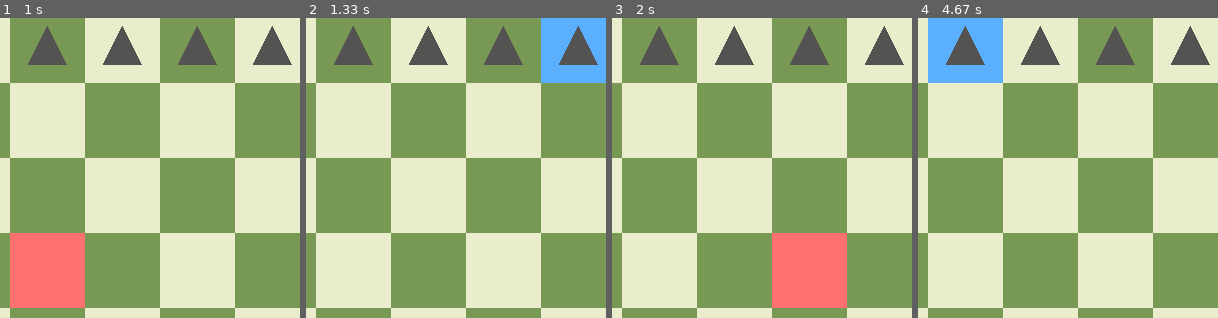
Above: before the commit, frames 1-4 (left to right).
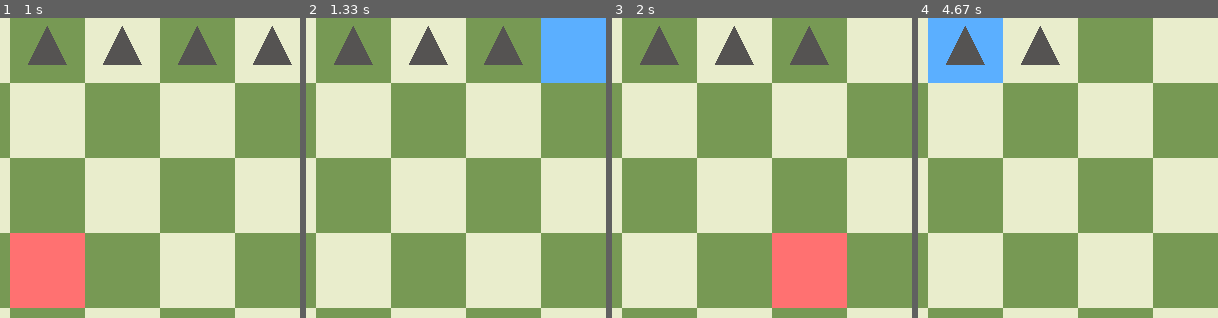
Above: after the commit, the same moments.

Repository: caleb-james-smith/PyGameChess
Game: pygame game, started from play.py
The game is run twice, just before and just after one commit, with the same random seed, the same clock (stepped at 60 frames per second) and the same inputs.
Inputs (mouse positions are % of the whole screen's width and height, from its top left):
- Up to frame 1 (1 s): click (50, 50) at 0.38 s; click (26, 51) at 0.72 s
- Up to frame 2 (1.33 s): click (65, 15) at 1.05 s
- Up to frame 3 (2 s): click (52, 16) at 1.38 s; click (51, 60) at 1.72 s
- Up to frame 4 (4.67 s): click (76, 66) at 2.05 s; click (76, 41) at 2.38 s; click (18, 60) at 2.72 s; click (85, 70) at 3.05 s; click (54, 46) at 3.38 s; click (28, 32) at 3.72 s; click (77, 61) at 4.05 s; click (34, 18) at 4.38 s
The pictures show only the part of the screen within x 23-73%, y 14-64%; the shares and areas given below are measured in that part.

Frame 1 is identical in both runs. In frame 2, 0.9% of the frame differs, in the area x 84-98%, y 2-16%; in frame 3, 0.9%; in frame 4, 1.7%, in the area x 59-98%, y 2-16%.

Commit message:
Update variable names and comments. Test piece movement; the movement has bugs and needs to be fixed.

Diff:
--- a/board.py
+++ b/board.py
@@ -46,12 +46,12 @@
                 # Draw square
                 self.DrawSquare(color, x_position, y_position)
 
-    # get chess notation for given x, y coordinates
-    # example: input = [2, 3], output = "c5"
+    # Get chess notation for given x, y coordinates
+    # Example: input = [2, 3], output = "c5"
     def GetChessNotation(self, location):
         chess_notation = None
 
-        # check for valid location:
+        # Check for valid location:
         if not self.LocationIsValid(location):
             print("ERROR: The location [x, y] = {0} is not valid!".format(location))
             return chess_notation
@@ -59,7 +59,7 @@
         x = location[0]
         y = location[1]
 
-        # chess notation
+        # Chess notation
         # column: letters "a" to "h", starting from the left column
         # row:    integers 1 to 8, starting from the bottom row
         # columns correspond to x coordinate!
@@ -70,12 +70,12 @@
         chess_notation = column + row
         return chess_notation
 
-    # get x, y coordinates based on chess notation
-    # example: input = "c5", output = [2, 3]
+    # Get x, y coordinates based on chess notation
+    # Example: input = "c5", output = [2, 3]
     def GetXY(self, chess_notation):
         x, y = None, None
 
-        # check for valid notation:
+        # Check for valid notation:
         if not self.NotationIsValid(chess_notation):
             print("ERROR: The chess notation coordinate '{0}' is not valid!".format(chess_notation))
             return [x, y]
@@ -83,13 +83,13 @@
         column = chess_notation[0]
         row    = chess_notation[1]
 
-        # invert the conversion to notation; solve for x and y
+        # Invert the conversion to notation; solve for x and y
         x = ord(column) - ord('a')
         y = 8 - int(row)
 
         return [x, y]
 
-    # check if location coordinate (x, y) is valid
+    # Check if location coordinate (x, y) is valid
     def LocationIsValid(self, location):
         if not location:
             return False
@@ -104,7 +104,7 @@
             return False
         return True
 
-    # check if chess notation coordinate is valid
+    # Check if chess notation coordinate is valid
     def NotationIsValid(self, chess_notation):
         if not chess_notation:
             return False
--- a/play.py
+++ b/play.py
@@ -47,7 +47,7 @@
 # Draw a piece
 # x_position: x position measured from left edge
 # y_position: y position measured from top edge
-def draw_piece(my_game, my_screen, color, x_position, y_position, size, type):
+def draw_piece(my_game, my_screen, color, x_position, y_position, size, piece_type):
     # Piece Shapes
     # - pawn:   small triangle
     # - knight: triangle pointing left
@@ -59,27 +59,27 @@
     # When drawing, recall that positive x is to the right and positive y is down.
 
     # pawn: small triangle
-    if type == "pawn":
+    if piece_type == "pawn":
         points = [(x_position - size, y_position + size), (x_position + size, y_position + size), (x_position, y_position - size)]
         my_game.draw.polygon(my_screen, color, points, 0)
     # knight: triangle pointing left
-    elif type == "knight":
+    elif piece_type == "knight":
         points = [(x_position + size, y_position - 1.5 * size), (x_position + size, y_position + 1.5 * size), (x_position - size, y_position)]
         my_game.draw.polygon(my_screen, color, points, 0)
     # bishop: tall triangle
-    elif type == "bishop":
+    elif piece_type == "bishop":
         points = [(x_position - size, y_position + 1.5 * size), (x_position + size, y_position + 1.5 * size), (x_position, y_position - 1.5 * size)]
         my_game.draw.polygon(my_screen, color, points, 0)
     # rook: tall rectangle
-    elif type == "rook":
+    elif piece_type == "rook":
         points = [(x_position - size, y_position - 1.5 * size), (x_position + size, y_position - 1.5 * size), (x_position + size, y_position + 1.5 * size), (x_position - size, y_position + 1.5 * size)]
         my_game.draw.polygon(my_screen, color, points, 0)
     # queen: pentagon
-    elif type == "queen":
+    elif piece_type == "queen":
         points = [(x_position - size, y_position + 1.5 * size), (x_position - 1.5 * size, y_position), (x_position, y_position - 1.5 * size), (x_position + 1.5 * size, y_position), (x_position + size, y_position + 1.5 * size)]
         my_game.draw.polygon(my_screen, color, points, 0)
     # king: square
-    elif type == "king":
+    elif piece_type == "king":
         points = [(x_position - size, y_position - size), (x_position + size, y_position - size), (x_position + size, y_position + size), (x_position - size, y_position + size)]
         my_game.draw.polygon(my_screen, color, points, 0)
     # any other piece: circle
@@ -148,7 +148,7 @@
     # Initialize the board
     board = Board(pygame, screen, BOARD_LIGHT_COLOR, BOARD_DARK_COLOR, SQUARES_PER_SIDE, SQUARE_SIDE)
     # Initialize the game state
-    state = State()
+    state = State(board)
     state.SetInitialState()
 
     # Run until the user asks to quit
@@ -156,10 +156,14 @@
 
     # Click position
     click_position = None
+    position_from  = None
+    position_to    = None
+    clicked_square_exists   = False
     clicked_square_is_empty = False
 
+    # Game running condition
     while running:
-
+        # Game event loop
         for event in pygame.event.get():
             # If the user clicks the window close button, stop running.
             if event.type == pygame.QUIT:
@@ -188,6 +192,18 @@
                     clicked_square_is_empty = True
                 else:
                     clicked_square_is_empty = False
+                # Move piece...
+                # FIXME: needs to use clicked_square_exists and clicked_square_is_empty from previous click
+                # FIXME: need to know both "from" and "to" positions
+                # FIXME: check all cases when clicked_square_exists and position_from should be set
+                if clicked_square_exists:
+                    if not clicked_square_is_empty:
+                        position_to = [x, y]
+                        state.MovePiece(position_from, position_to)
+                        clicked_square_exists = False
+                else:
+                    clicked_square_exists = True
+                    position_from = [x, y]
 
                 print("click = ({0}, {1}); square = ({2}, {3}); (x, y) = ({4}, {5}); notation: {6}; piece = {7}: {8}".format(click_x, click_y, square_x, square_y, x, y, chess_notation, piece_value, piece_name))
 
@@ -214,7 +230,7 @@
         # Flip the display
         pygame.display.flip()
 
-    # Done! Time to quit.
+    # Game over! Time to quit.
     pygame.quit()
 
 def main():
--- a/state.py
+++ b/state.py
@@ -18,11 +18,12 @@
 # - Define numbers and names for chess pieces
 # - Create a class for the chess board
 
-# class to define current game state (piece positions)
+# Class to define current game state (piece positions)
 class State:
-    def __init__(self, state=None):
+    def __init__(self, board, state=None):
+        self.board = board
         self.state = state
-        # chess pieces
+        # Chess pieces
         self.pieces = {
             0: "empty",
             1: "pawn",
@@ -42,9 +43,17 @@
     def SetState(self, state):
         self.state = state
 
-    # print the state with pretty formatting
+    # Check if piece has a valid value
+    def PieceIsValid(self, value):
+        abs_value = abs(value)
+        if abs_value in self.pieces:
+            return True
+        else:
+            return False
+
+    # Print the state with pretty formatting
     def PrintState(self):
-        # number of dashes to match length of row string
+        # Number of dashes to match length of row string
         n_dashes = (8 * 3) - 1
         line = n_dashes * "-"
 
@@ -52,8 +61,8 @@
         if self.state:
             print(line)
             for row in self.state:
-                # fill with whitespace using string rjust()
-                # forces positive and negative ints < 10 to use the same width
+                # Fill with whitespace using string rjust()
+                # Forces positive and negative ints < 10 to use the same width
                 row_formatted = [str(value).rjust(2) for value in row]
                 row_string = ",".join(row_formatted)
                 print(row_string)
@@ -61,10 +70,10 @@
         else:
             print(self.state)
 
-    # set initial state (starting position)
+    # Set initial state (starting position)
     def SetInitialState(self):
-        # initial state: chess starting position
-        # note: index with y first (rows), then x (columns)
+        # Initial state: chess starting position
+        # Note: index with y first (rows), then x (columns)
         state = [
             [-4, -2, -3, -5, -6, -3, -2, -4],
             [-1, -1, -1, -1, -1, -1, -1, -1],
@@ -77,19 +86,46 @@
         ]
         self.SetState(state)
 
-    # get name of piece based on value
+    # Set a position to a value
+    # Check if position and value are valid
+    def SetValue(self, position, value):
+        if self.board.LocationIsValid(position):
+            if self.PieceIsValid(value):
+                state = self.GetState()
+                x = position[0]
+                y = position[1]
+                state[y][x] = value
+                self.SetState(state)
+            else:
+                print("ERROR: The piece value {0} is not valid!".format(value))
+        else:
+            print("ERROR: The position [x, y] = {0} is not valid!".format(position))
+        return
+
+    # Move piece from one position to another
+    def MovePiece(self, position_from, position_to):
+        # Get value of piece in "from" position
+        value = self.GetPieceValueInPosition(position_from)
+        # Set "from" position to 0 for empty
+        self.SetValue(position_from, 0)
+        # Set "to" position to value of piece
+        self.SetValue(position_to, value)
+
+    # Get name of piece based on value
     def GetPieceName(self, value):
         result = ""
 
-        # get name of piece based on value; use absolute value
-        abs_value = abs(value)
-        if abs_value in self.pieces:
+        # Get name of piece based on value; use absolute value
+        #abs_value = abs(value)
+        #if abs_value in self.pieces:
+        if self.PieceIsValid(value):
+            abs_value = abs(value)
             result = self.pieces[abs_value]
         else:
-            print("ERROR: The value {0} does not represent a valid piece.".format(abs_value))
+            print("ERROR: The value {0} does not represent a valid piece.".format(value))
             return
 
-        # assign white or black based on sign
+        # Assign white or black based on sign
         if value > 0:
             result = "white {0}".format(result)
         elif value < 0:
@@ -97,7 +133,7 @@
 
         return result
 
-    # get piece value in position
+    # Get piece value in position
     def GetPieceValueInPosition(self, position):
         x = position[0]
         y = position[1]
@@ -105,15 +141,15 @@
         piece_value = self.state[y][x]
         return piece_value
 
-    # get piece name in position
+    # Get piece name in position
     def GetPieceNameInPosition(self, position):
         piece_value = self.GetPieceValueInPosition(position)
         piece_name  = self.GetPieceName(piece_value)
         return piece_name
 
-    # print types of pieces
+    # Print types of pieces
     def PrintPieceTypes(self):
-        # print types of pieces
+        # Print types of pieces
         for i in range(-6, 7):
             print("{0}: {1}".format(i, self.GetPieceName(i)))
 
